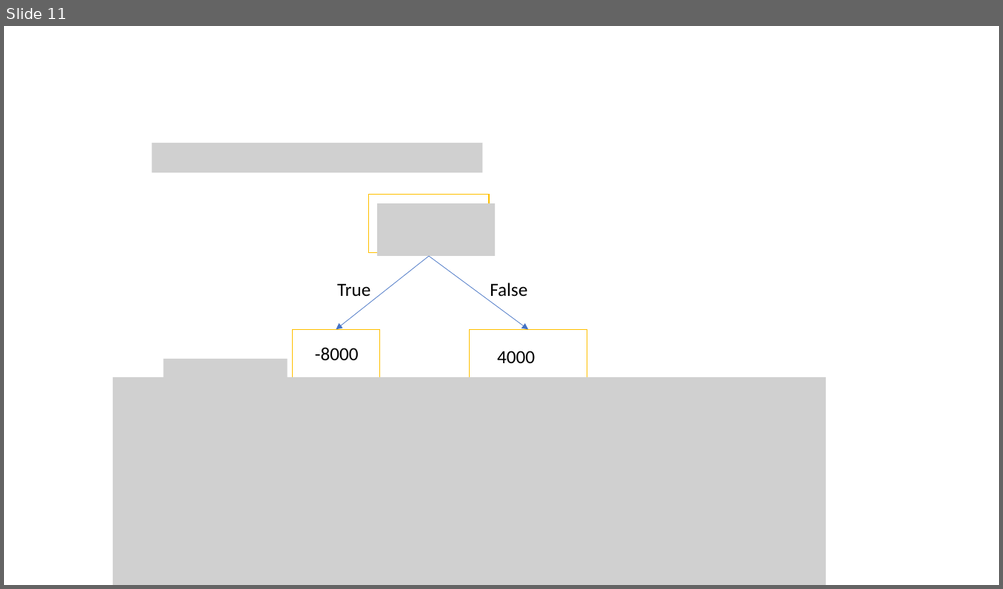
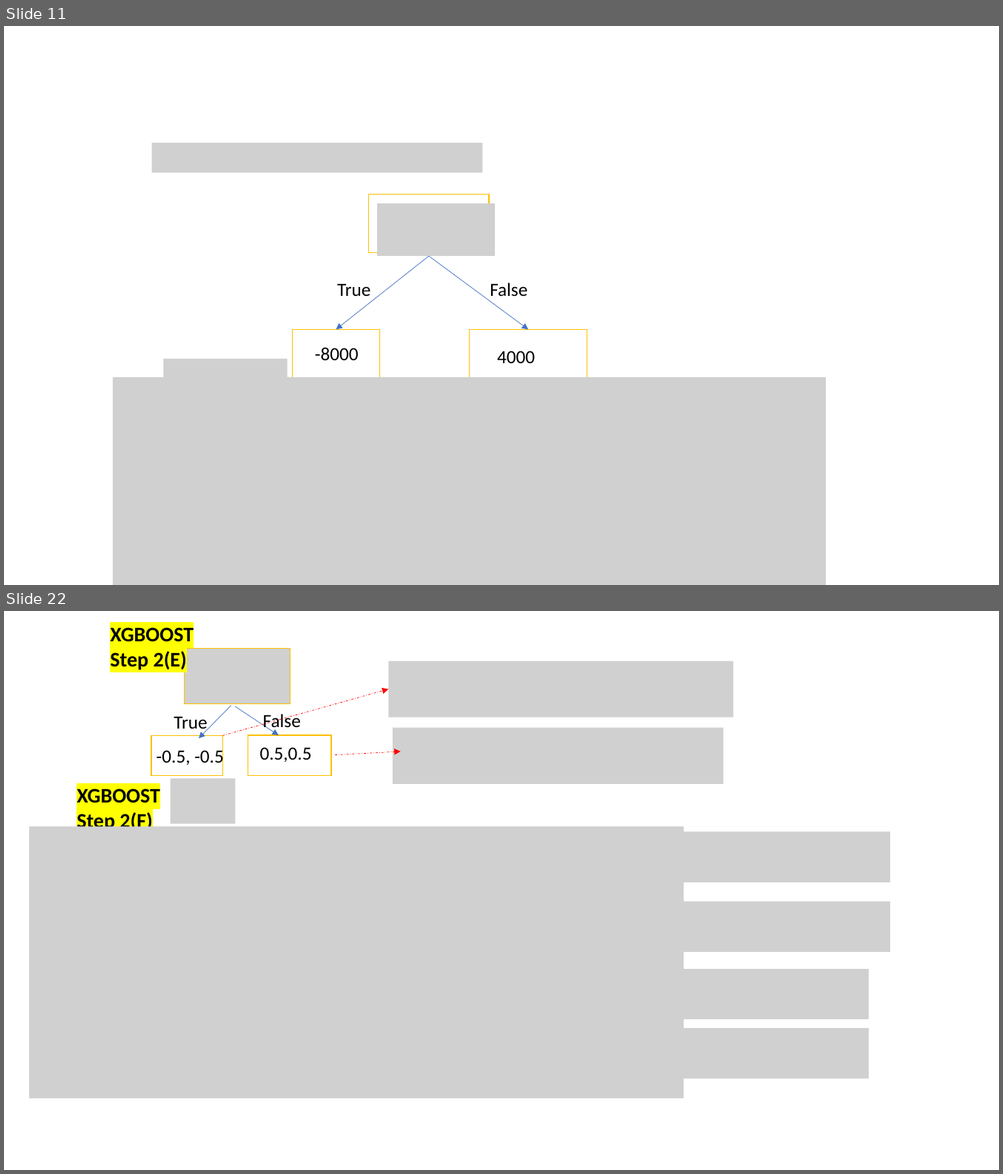
Before and after one commit to beckswu/beckswu.github.io, a slide deck: img/post/Natural-Language-Processing/course2/formula.pptx. Shown one above the other, each under a label of ours: slide 11 before the commit, slides 11 and 22 after it; the slides between them are not shown. The pictures are 1003x589 and 1003x1174 pixels, drawn with LibreOffice and Linux fonts; fonts in the diff are those of the drawing; grey boxes stand for pictures. Boxes give left, top, right and bottom in pixels: in the first picture for what was removed or moved away, otherwise in the second. Text is boxed around its words. In the diff, an @@ line names an element or a change of style, - is before the commit and + after.

```diff
--- a/img/post/Natural-Language-Processing/course2/formula.pptx
+++ b/img/post/Natural-Language-Processing/course2/formula.pptx
@@ slide 22 added at [4, 611, 999, 1170], background #FFFFFF @@
@@ text added at [110, 627, 193, 670], 20 pt, text #000000, bold @@
+XGBOOST
+Step 2(E)
@@ picture added at [185, 648, 290, 704] @@
@@ picture added at [388, 661, 733, 718] @@
@@ arrow added from (222, 735) to (388, 689), #FF0000 0.5 pt dashed @@
@@ text added at [173, 716, 207, 733], 18 pt, text #000000 @@
+True
@@ arrow added from (231, 706) to (199, 738), #4472C4 0.5 pt @@
@@ arrow added from (236, 706) to (279, 735), #4472C4 0.5 pt @@
@@ text added at [263, 714, 301, 732], 18 pt, text #000000 @@
+False
@@ rectangle added at [151, 735, 222, 776], outline #FFC000 1 pt @@
@@ rectangle added at [248, 735, 332, 776], outline #FFC000 1 pt @@
@@ picture added at [392, 727, 723, 784] @@
@@ text added at [156, 747, 224, 767], 18 pt, text #000000 @@
+-0.5, -0.5
@@ text added at [260, 747, 312, 762], 18 pt, text #000000 @@
+0.5,0.5
@@ arrow added from (335, 755) to (400, 752), #FF0000 0.5 pt dashed @@
@@ picture added at [170, 779, 236, 824] @@
@@ text added at [77, 789, 160, 833], 20 pt, text #000000, bold @@
+XGBOOST
+Step 2(F)
@@ picture added at [29, 826, 684, 1099] @@
@@ picture added at [638, 832, 890, 883] @@
@@ picture added at [638, 901, 890, 952] @@
@@ picture added at [638, 969, 869, 1020] @@
@@ picture added at [638, 1029, 869, 1079] @@
```
Also in this commit, not shown: 4 slides changed, 10 other slides added, 15 other files.
